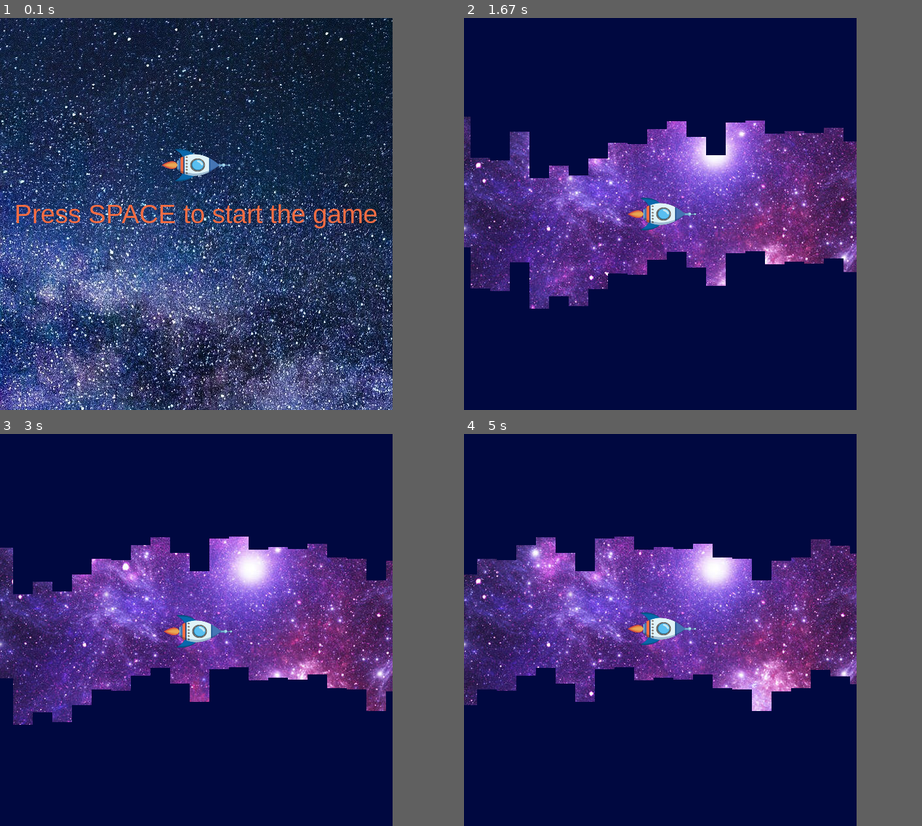
Above: before the commit, frames 1-4 (two rows, left to right).
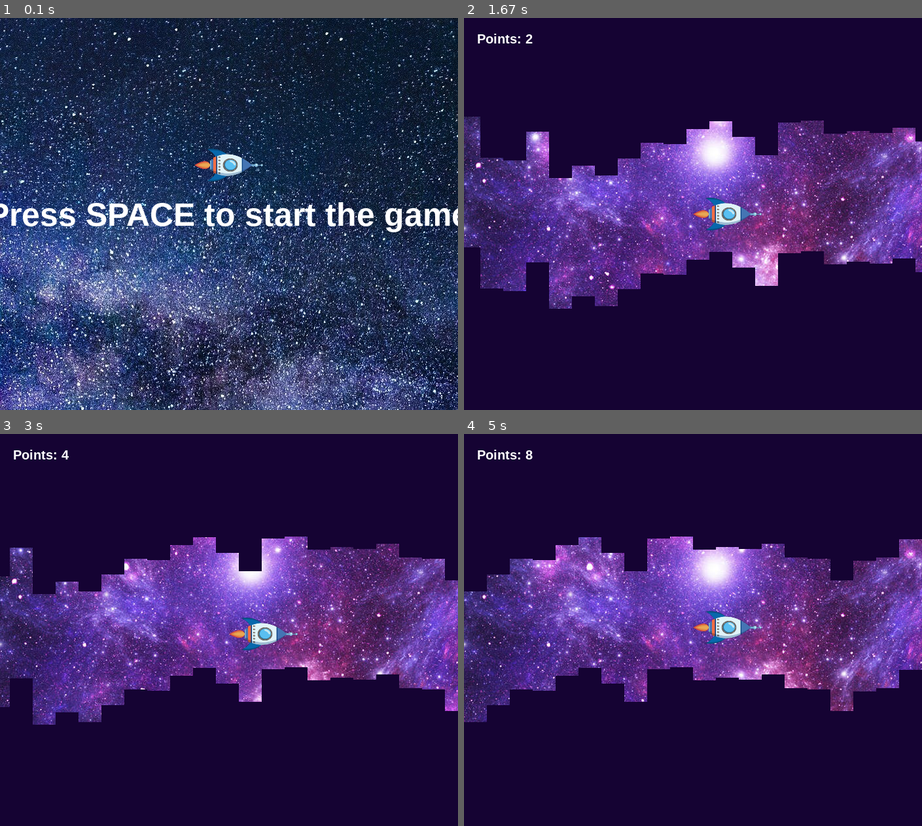
Above: after the commit, the same moments.

Repository: Karina-00/Pygame-flying-a-rocket
Game: pygame game, started from main.py
Two runs of this game, one before a commit and one after it. Both use one fixed random seed, a clock stepped at 60 frames per second and the inputs below.
Inputs:
- Up to frame 1 (0.1 s): no input
- Up to frame 2 (1.67 s): tap Space at 0.33 s; hold Up 0.67-1.13 s; hold Down 1.17-1.47 s; hold Up from 1.5 s (still down)
- Up to frame 3 (3 s): release Up at 1.87 s; hold Down 1.9-2.27 s; hold Up 2.3-2.6 s; hold Down 2.63-2.93 s; hold Up from 2.97 s (still down)
- Up to frame 4 (5 s): release Up at 3.33 s; hold Down 3.37-3.73 s; hold Up 3.77-4.07 s; hold Down 4.1-4.4 s; hold Up 4.43-4.8 s; hold Down from 4.83 s (still down)
In our replay, the window is 600x600 before the commit and 700x600 after it. These sizes can differ from the game's own. Grey fills any space a smaller window leaves; there, only what the larger window draws over its background counts as a difference.

The runs differ from the first frame. In frame 1, 18% of the frame differs, in the area x 0-100%, y 0-100%; in frame 2, 13%; in frame 3, 14%; in frame 4, 13%.

Commit message:
displaying points

Diff:
--- a/main.py
+++ b/main.py
@@ -3,17 +3,21 @@
 from resources.obstacle import Obstacle
 
 
-def type_on_screen(text, size):
-    font = pygame.font.SysFont("Arial", size)
-    rend = font.render(text, 1, (244, 109, 67))
+def type_on_screen(text, size, coords=None):
+    font = pygame.font.SysFont("Arial", size, bold=True)
+    rend = font.render(text, 1, (255, 255, 255))
+    if coords:
+        SCREEN.blit(rend, coords)
+        return
     x = (WIDTH - rend.get_rect().width) // 2
     y = (HEIGHT - rend.get_rect().height) // 2
     SCREEN.blit(rend, (x, y))
 
 
-player = Rocket(250, 275)
-for i in range(21):
-    obstacles.append(Obstacle(i*WIDTH//20, WIDTH//20))
+player = Rocket(450, 275)
+
+for i in range(OBS_NR + 1):
+    obstacles.append(Obstacle(i*WIDTH // OBS_NR, WIDTH // OBS_NR))
 
 while True:
     for event in pygame.event.get():
@@ -22,19 +26,19 @@
             quit()
         if event.type == pygame.KEYDOWN:
             if event.key == pygame.K_UP:
-                dy = -0.3
+                dy = -rocket_step
             if event.key == pygame.K_DOWN:
-                dy = 0.3
+                dy = rocket_step
             if mode != "game" and event.key == pygame.K_SPACE:
                 points = 0
-                player = Rocket(250, 275)
-                dy = 0.3
+                player = Rocket(350, 275)
+                dy = rocket_step
                 mode = "game"
 
     SCREEN.fill((0, 0, 0))
     if mode == "menu":
         SCREEN.blit(BACKGROUND_MENU, (0, 0))
-        type_on_screen("Press SPACE to start the game", 40)
+        type_on_screen("Press SPACE to start the game", 50)
         image = pygame.image.load(os.path.join('media/rocket.png'))
         x = (WIDTH - image.get_rect().width) // 2
         SCREEN.blit(image, (x, 200))
@@ -49,10 +53,12 @@
         for obstacle in obstacles:
             if obstacle.x <= -obstacle.width:
                 obstacles.remove(obstacle)
-                obstacles.append(Obstacle(WIDTH, WIDTH // 20))
+                obstacles.append(Obstacle(WIDTH, WIDTH // OBS_NR))
                 points += 1
         player.draw()
         player.movement(dy)
+
+        type_on_screen(f"Points: {points}", 20, (20, 20))
 
     elif mode == "the_end":
         type_on_screen(f"You got {round(points)} points, press SPACE to play again", 30)
--- a/resources/obstacle.py
+++ b/resources/obstacle.py
@@ -11,7 +11,7 @@
         self.space = 200
         self.y_bottom = self.height_top + self.space
         self.height_bottom = HEIGHT - self.y_bottom
-        self.color = (0, 8, 64)
+        self.color = (21, 3, 51)
         self.upper_rect = pygame.Rect(self.x, self.y_top, self.width, self.height_top)
         self.lower_rect = pygame.Rect(self.x, self.y_bottom, self.width, self.height_bottom)
 
--- a/resources/rocket.py
+++ b/resources/rocket.py
@@ -5,7 +5,7 @@
     def __init__(self, x: int, y: int):
         self.x = x
         self.y = y
-        self.height = 50
+        self.height = 45
         self.width = 105
         self.rect = pygame.Rect(self.x, self.y, self.width, self.height)
         self.graphics = pygame.image.load(os.path.realpath('media/rocket.png'))
--- a/resources/values.py
+++ b/resources/values.py
@@ -2,15 +2,18 @@
 import os
 
 pygame.init()
+pygame.display.set_caption('Space Game')
 game = True
 
-WIDTH = 600
+WIDTH = 700
 HEIGHT = 600
 SCREEN = pygame.display.set_mode((WIDTH, HEIGHT))
 BACKGROUND_GAME = pygame.image.load(os.path.realpath('media/background.jpg'))
 BACKGROUND_MENU = pygame.image.load(os.path.realpath('media/menu_background.jpg'))
+OBS_NR = 20
+rocket_step = 0.7
 
 mode = "menu"
 obstacles = []
-dy = 1
+dy = rocket_step
 points = 0
